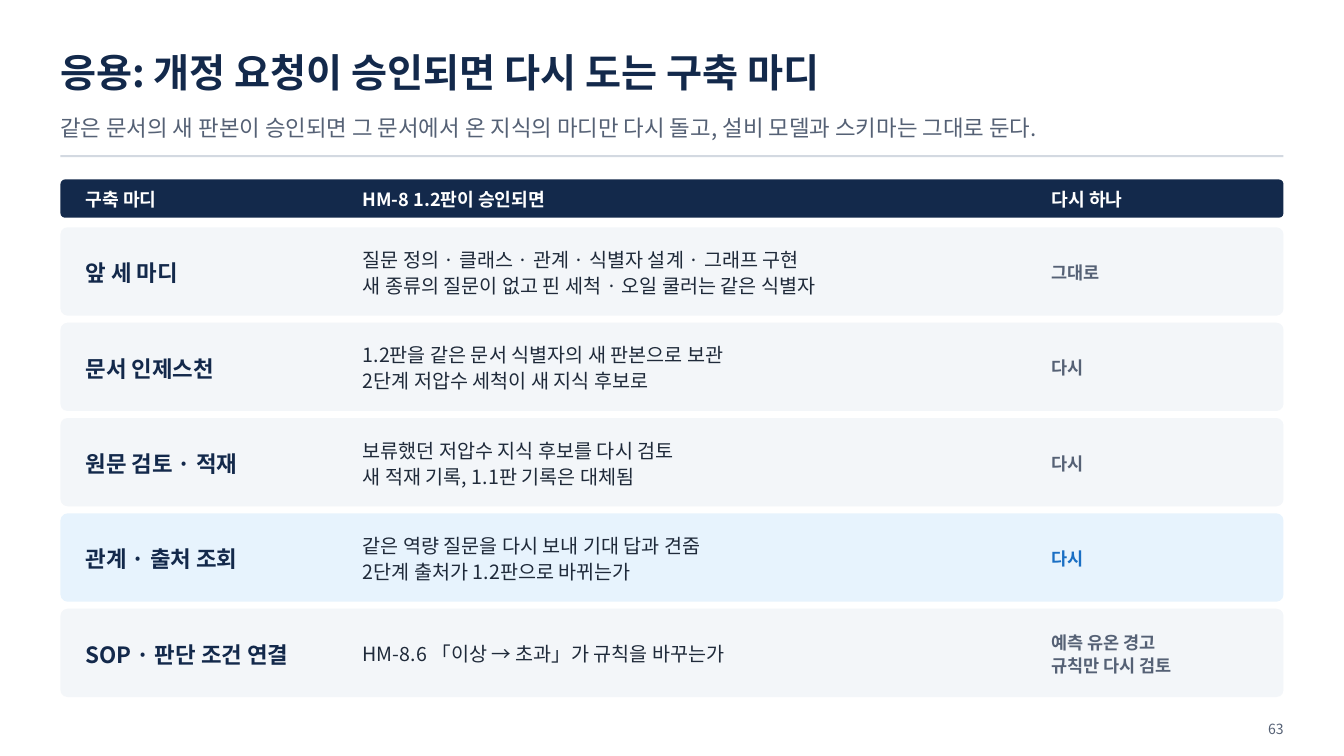
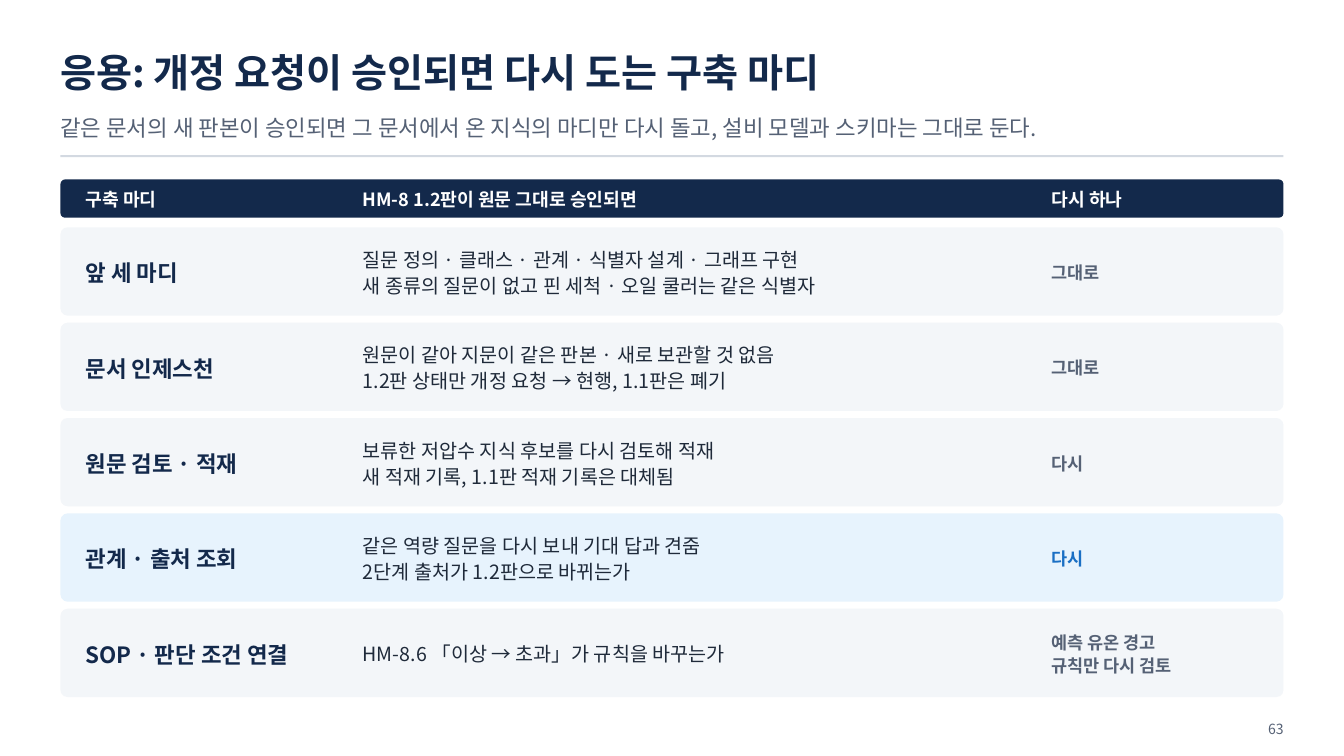
Before and after one commit to uengine-oss/hyd-iot-edu, a slide deck: slide 63 of workspace/강의제작/산출물/실전반/이론/03회차/실전반_03일차.pptx. Drawn at 1344x756 pixels with LibreOffice and Linux fonts; fonts in the diff are those of the drawing. Boxes give left, top, right and bottom in pixels: in the first picture for what was removed or moved away, otherwise in the second. Text is boxed around its words. In the diff, an @@ line names an element or a change of style, - is before the commit and + after.

Commit message:
실전반 3회차 덱 79장 닫음 — U8(Wrap-up · 복습 · 용어, 통합 4회차 02편 원본)과 U9(퀴즈 · 정답) 독립 검토 지적(8 · 3건) 고침 · 과정 용어 장부: 통합 4회차 줄의 옛 「진행 중」 13곳 지움, 「나누는 단위」 처음 장 42장, 실전 3회차 새 이름 셋(샘플 인스턴스 적재 · 본격 문서 인제스천, 조치 검토 결과, 작업 확인 카드) · 남은일에 실전 37 · 38행 미충족

```diff
--- a/workspace/강의제작/산출물/실전반/이론/03회차/실전반_03일차.pptx
+++ b/workspace/강의제작/산출물/실전반/이론/03회차/실전반_03일차.pptx
@@ text at [363,190,637,208]: text changed @@
-HM-8 1.2판이 승인되면
+HM-8 1.2판이 원문 그대로 승인되면
@@ text at [363,345,775,392]: text changed @@
-1.2판을 같은 문서 식별자의 새 판본으로 보관
-2단계 저압수 세척이 새 지식 후보로
+원문이 같아 지문이 같은 판본 · 새로 보관할 것 없음
+1.2판 상태만 개정 요청 → 현행, 1.1판은 폐기
@@ text at [1051,359,1099,376]: text changed @@
-다시
+그대로
@@ text at [363,441,714,488]: text changed @@
-보류했던 저압수 지식 후보를 다시 검토
-새 적재 기록, 1.1판 기록은 대체됨
+보류한 저압수 지식 후보를 다시 검토해 적재
+새 적재 기록, 1.1판 적재 기록은 대체됨
```
Also in this commit, not shown: 9 other slides changed, 5 other files.
